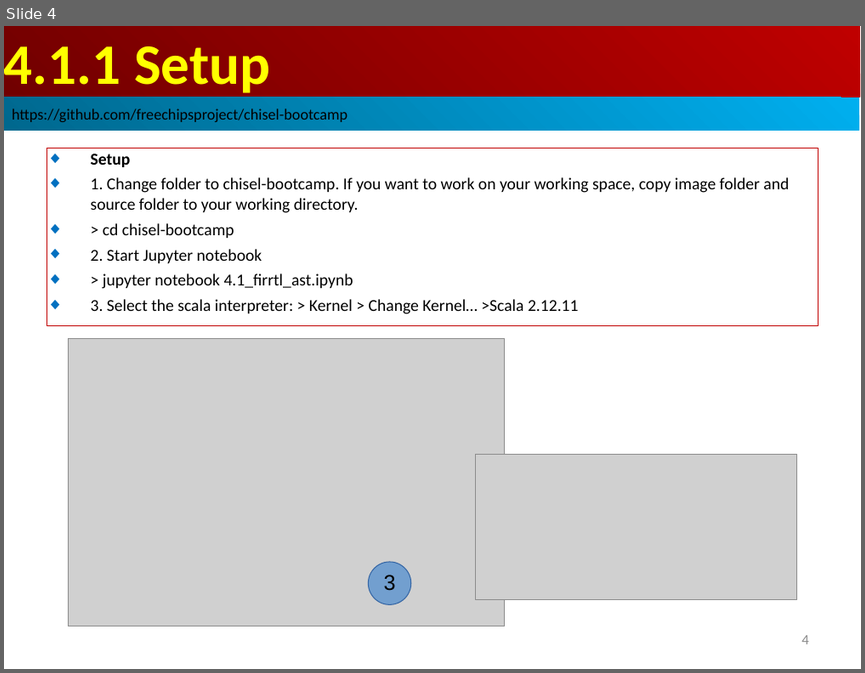
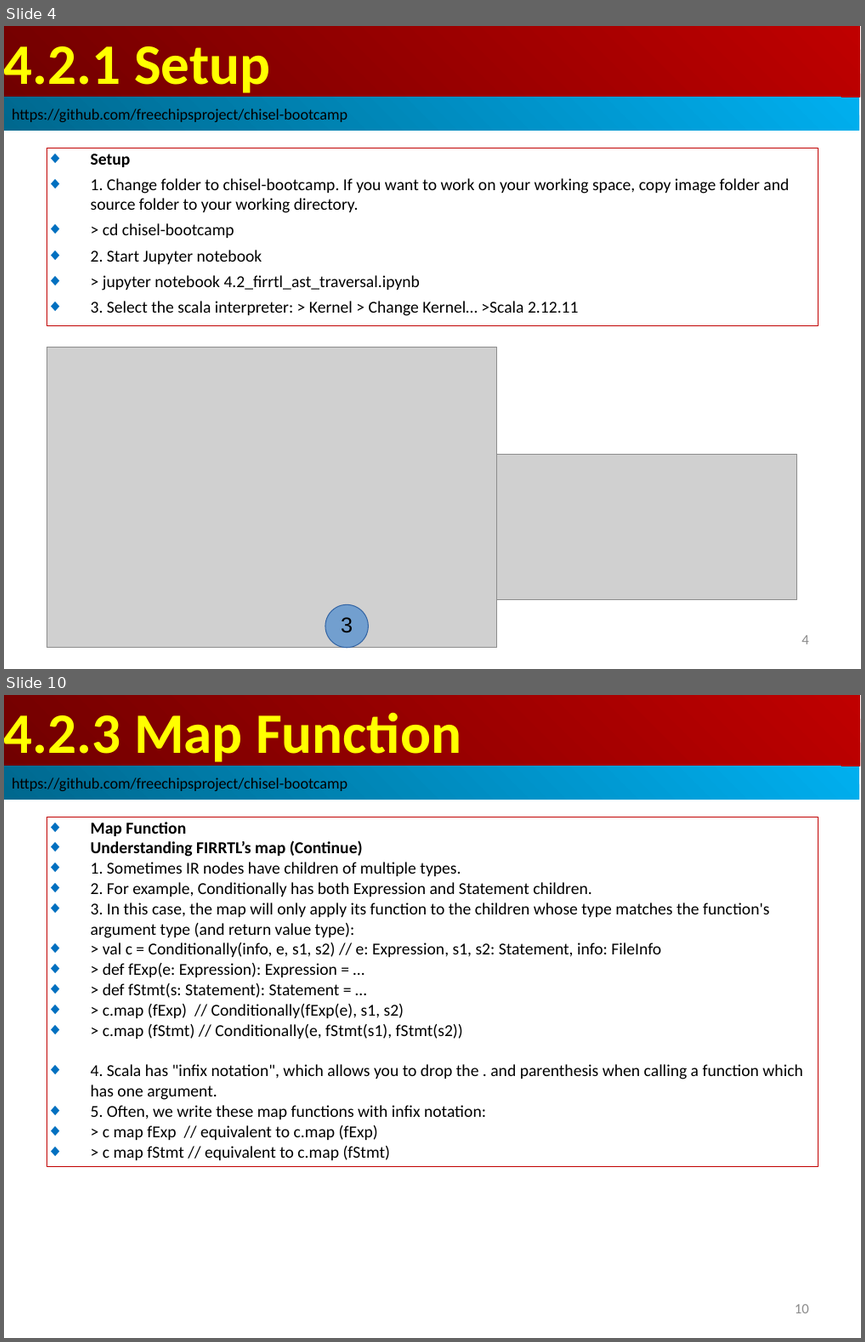
Before and after one commit to peterhchen/AIU_CS800_Chisel, a slide deck: 300_UCB_BC/004.2_Traverse_AST/000_Video/004.2_Traverse_AST.ppt. Shown one above the other, each under a label of ours: slide 4 before the commit, slides 4 and 10 after it; the slides between them are not shown. The pictures are 865x673 and 865x1342 pixels, drawn with LibreOffice and Linux fonts; fonts in the diff are those of the drawing; grey boxes stand for pictures. Boxes give left, top, right and bottom in pixels: in the first picture for what was removed or moved away, otherwise in the second. Text is boxed around its words. In the diff, an @@ line names an element or a change of style, - is before the commit and + after.

```diff
--- a/300_UCB_BC/004.2_Traverse_AST/000_Video/004.2_Traverse_AST.ppt
+++ b/300_UCB_BC/004.2_Traverse_AST/000_Video/004.2_Traverse_AST.ppt
@@ slide 10 added at [4,695,861,1338], background #FFFFFF @@
@@ rectangle added at [4,695,860,766], fill gradient #BF0000 to #710000, 48 pt, text #FFFF00, bold @@
+4.2.3 Map Function
@@ rectangle added at [4,766,859,800], fill gradient #00AFEF to #00688E, 13 pt, text #000000 @@
+https://github.com/freechipsproject/chisel-bootcamp
@@ rectangle added at [46,817,818,1166], outline #C00000 0.74 pt, 14 pt, text #000000 @@
+◆ Map Function
+◆ Understanding FIRRTL’s map (Continue)
+◆ 1. Sometimes IR nodes have children of multiple types.
+◆ 2. For example, Conditionally has both Expression and Statement children.
+◆ 3. In this case, the map will only apply its function to the children whose type matches the function's argument type (and return value type):
+◆ > val c = Conditionally(info, e, s1, s2) // e: Expression, s1, s2: Statement, info: FileInfo
+◆ > def fExp(e: Expression): Expression = …
+◆ > def fStmt(s: Statement): Statement = …
+◆ > c.map (fExp) // Conditionally(fExp(e), s1, s2)
+◆ > c.map (fStmt) // Conditionally(e, fStmt(s1), fStmt(s2))
+◆ 4. Scala has "infix notation", which allows you to drop the . and parenthesis when calling a function which has one argument.
+◆ 5. Often, we write these map functions with infix notation:
+◆ > c map fExp // equivalent to c.map (fExp)
+◆ > c map fStmt // equivalent to c.map (fStmt)
@@ page number added at [794,1304,809,1313], 12 pt, text #8B8B8B @@
+10
@@ slide 4 changed as well @@
@@ text in rectangle at [4,46,270,98]: text changed @@
-4.1.1 Setup
+4.2.1 Setup
@@ text in rectangle at [103,275,420,290]: text changed @@
-◆ > jupyter notebook 4.1_firrtl_ast.ipynb
+◆ > jupyter notebook 4.2_firrtl_ast_traversal.ipynb
@@ picture: place and size @@
-picture at [69,339,505,626]
+picture at [46,346,497,647]
@@ ellipse "3": place and size @@
-ellipse "3" at [368,562,411,604]
+ellipse "3" at [325,604,368,647]
```
Also in this commit, not shown: 2 other slides changed, 9 other slides added, 2 slides removed.
